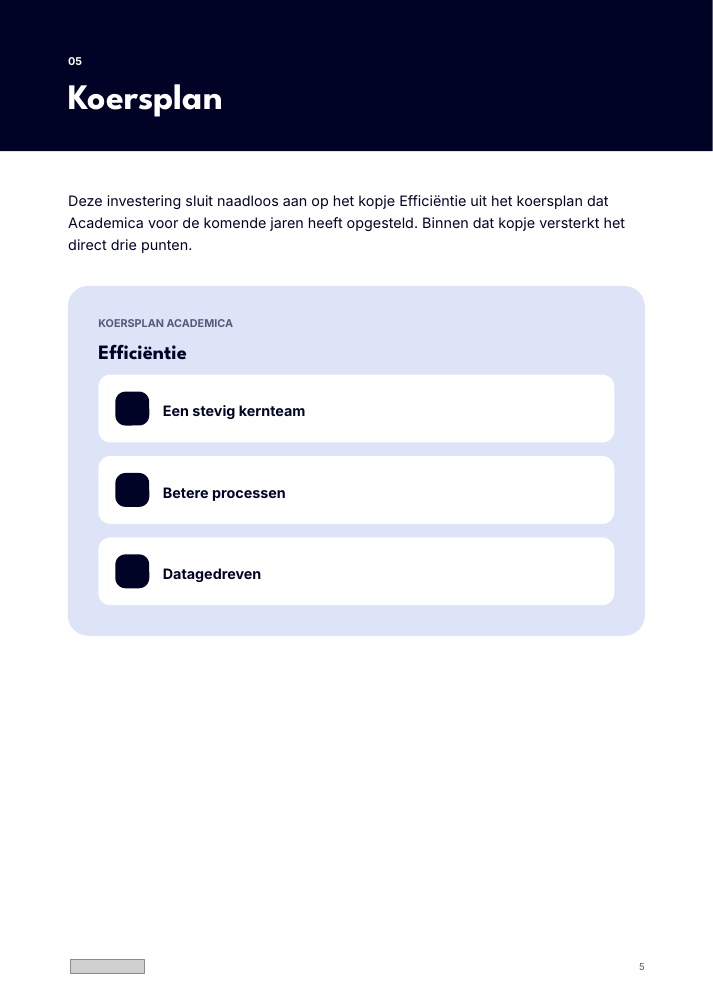
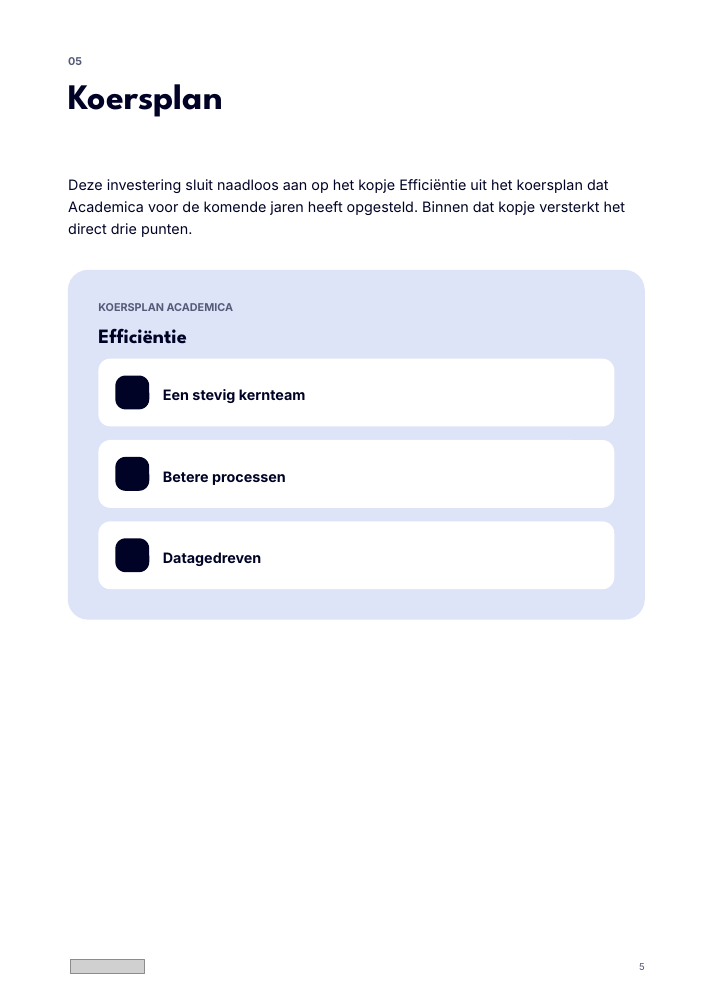
Before and after one commit to Dante-Eduface/Claude, a slide deck: slide 5 of Design/Concepts/document/eduface-document-bewerkbaar.pptx. Drawn at 713x1008 pixels with LibreOffice and Linux fonts; fonts in the diff are those of the drawing; grey boxes stand for pictures; background and template pictures are left out. Boxes give left, top, right and bottom in pixels: in the first picture for what was removed or moved away, otherwise in the second. Text is boxed around its words. In the diff, an @@ line names an element or a change of style, - is before the commit and + after.

```diff
--- a/Design/Concepts/document/eduface-document-bewerkbaar.pptx
+++ b/Design/Concepts/document/eduface-document-bewerkbaar.pptx
@@ rectangle removed at <box>0,0,713,152</box> @@
@@ text "05" at <box>68,57,82,65</box>: text colour #FFFFFF to #555A78 @@
@@ text "Koersplan" at <box>68,84,222,117</box>: text colour #FFFFFF to #000326 @@
@@ 7 rounded rectangles, 6 texts: place and size @@
-7 rounded rectangles, 6 texts at <box>68,195,645,636</box>
+7 rounded rectangles, 6 texts at <box>68,179,645,620</box>
```
Also in this commit, not shown: 2 other slides changed, 7 other files.
